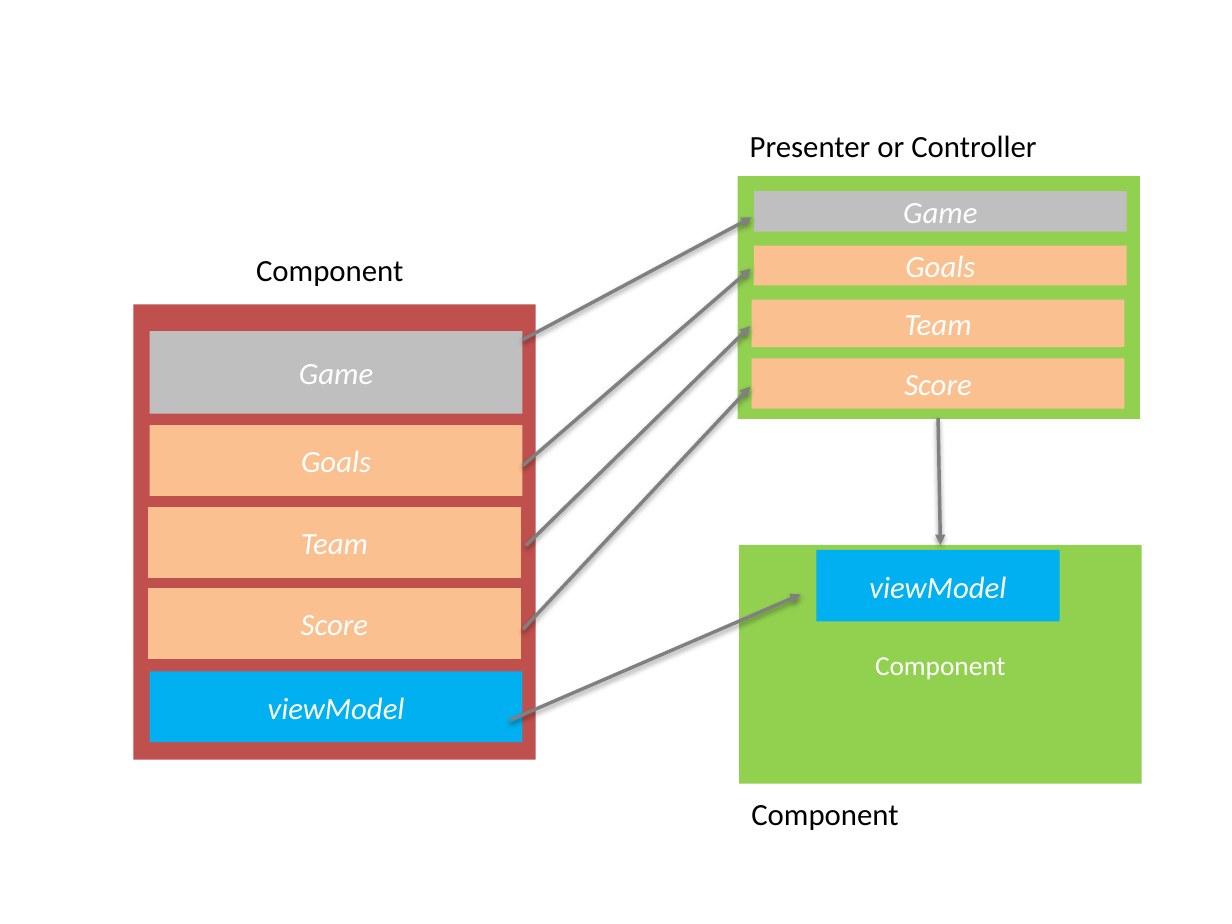
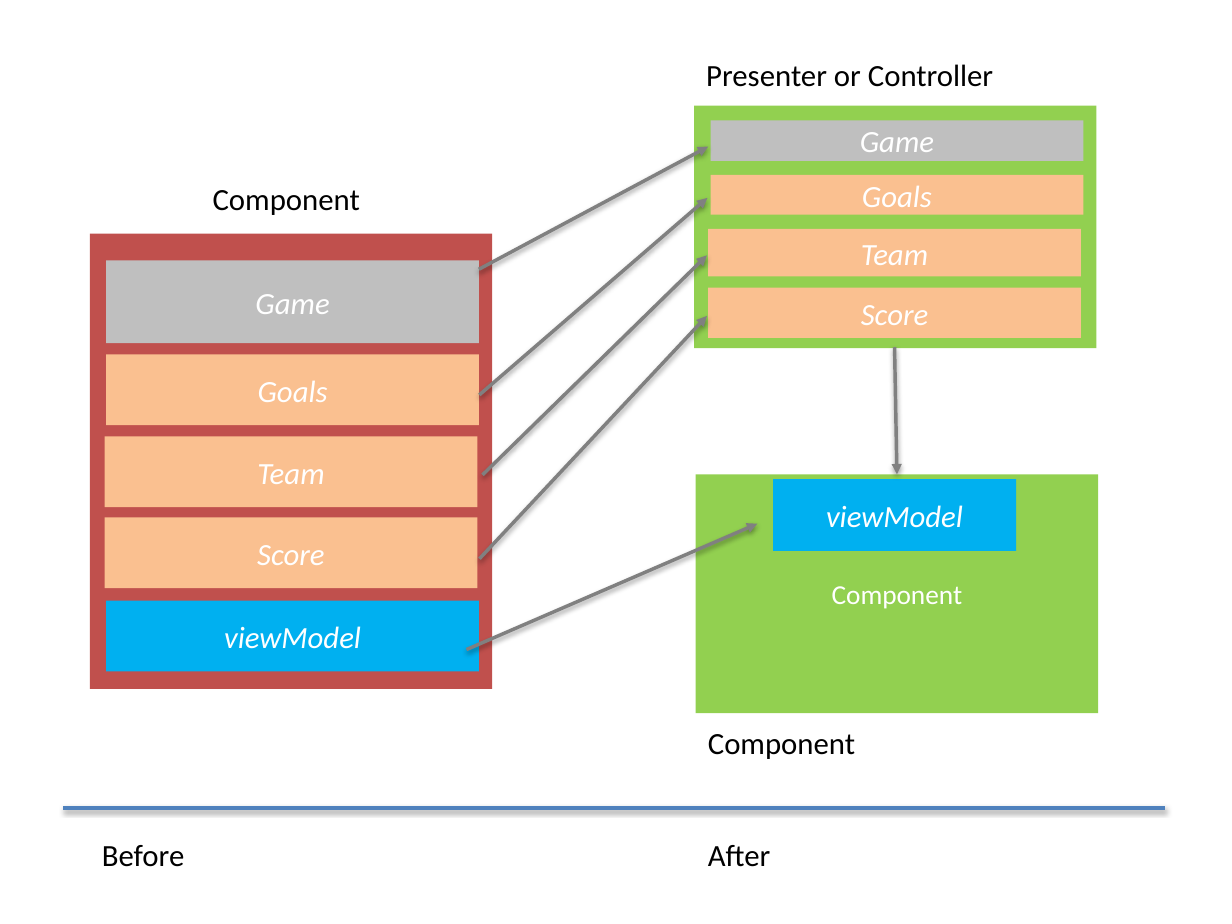
Before and after one commit to peterheard01/logic-room, a slide deck: slide 2 of _posts/how-to-architect-enterprise-single-page-applications-part-1/images/images.pptx. Drawn at 1232x924 pixels with LibreOffice and Linux fonts; fonts in the diff are those of the drawing; background and template pictures are left out. Boxes give left, top, right and bottom in pixels: in the first picture for what was removed or moved away, otherwise in the second. Text is boxed around its words. In the diff, an @@ line names an element or a change of style, - is before the commit and + after.

```diff
--- a/_posts/how-to-architect-enterprise-single-page-applications-part-1/images/images.pptx
+++ b/_posts/how-to-architect-enterprise-single-page-applications-part-1/images/images.pptx
@@ 13 rectangles, 6 arrows, 3 texts: place and size @@
-13 rectangles, 6 arrows, 3 texts at (133,135,1142,830)
+13 rectangles, 6 arrows, 3 texts at (90,64,1099,759)
@@ line added from (63, 808) to (1165, 808), #4F81BD 2 pt @@
@@ text added at (102,845,184,867), 18 pt, text #000000 @@
+Before
@@ text added at (708,845,770,867), 18 pt, text #000000 @@
+After
```
Also in this commit, not shown: 2 other files.
